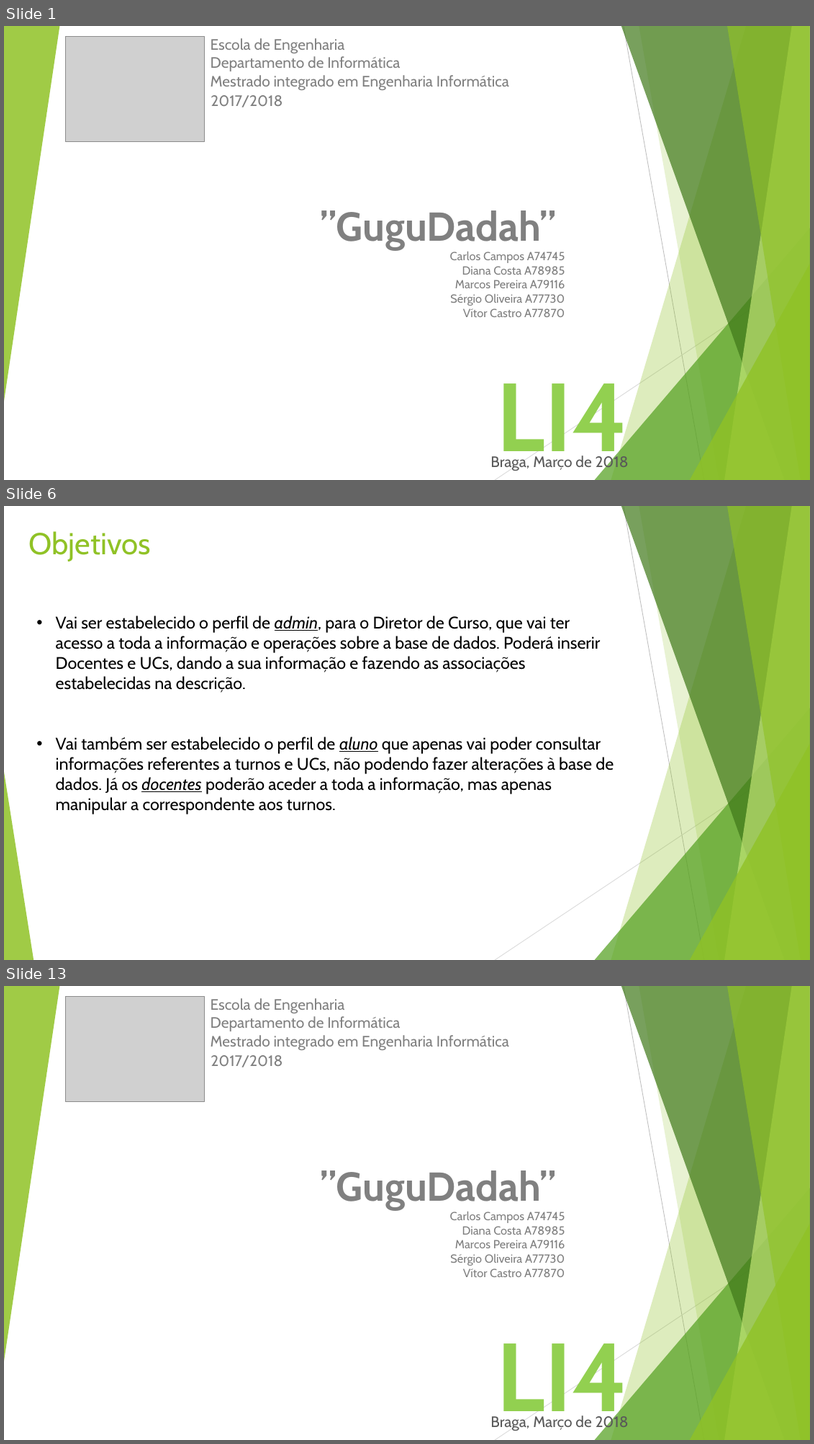
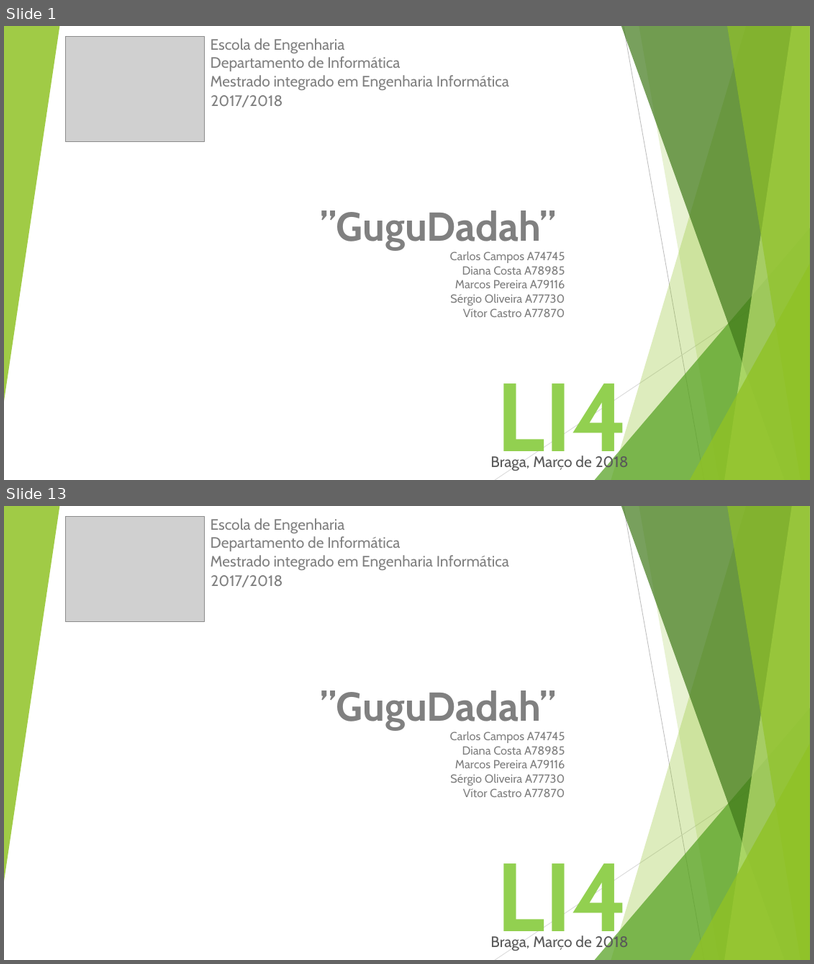
Before and after one commit to vitorjrc/babysitting-system, a slide deck: relatorio/LI4.pptx. Shown one above the other, each under a label of ours: slides 1, 6 and 13 before the commit, slides 1 and 13 after it; the slides between them are not shown. The pictures are 814x1444 and 814x964 pixels, drawn with LibreOffice and Linux fonts; fonts in the diff are those of the drawing; grey boxes stand for pictures. Boxes give left, top, right and bottom in pixels: in the first picture for what was removed or moved away, otherwise in the second. Text is boxed around its words. In the diff, an @@ line names an element or a change of style, - is before the commit and + after.

```diff
--- a/relatorio/LI4.pptx
+++ b/relatorio/LI4.pptx
@@ slide 6 removed at [4, 506, 810, 960], background #FFFFFF; not listed: 9 template elements that a slide beside it also shows @@
@@ text removed at [28, 531, 151, 561] @@
-Objetivos
@@ text removed at [56, 615, 614, 814] @@
-• Vai ser estabelecido o perfil de admin, para o Diretor de Curso, que vai ter acesso a toda a informação e operações sobre a base de dados. Poderá inserir Docentes e UCs, dando a sua informação e fazendo as associações estabelecidas na descrição.
-• Vai também ser estabelecido o perfil de aluno que apenas vai poder consultar informações referentes a turnos e UCs, não podendo fazer alterações à base de dados. Já os docentes poderão aceder a toda a informação, mas apenas manipular a correspondente aos turnos.
@@ triangle removed at [4, 772, 34, 960] @@
```
Also in this commit, not shown: 7 slides changed, 4 slides added, 3 other slides removed.
